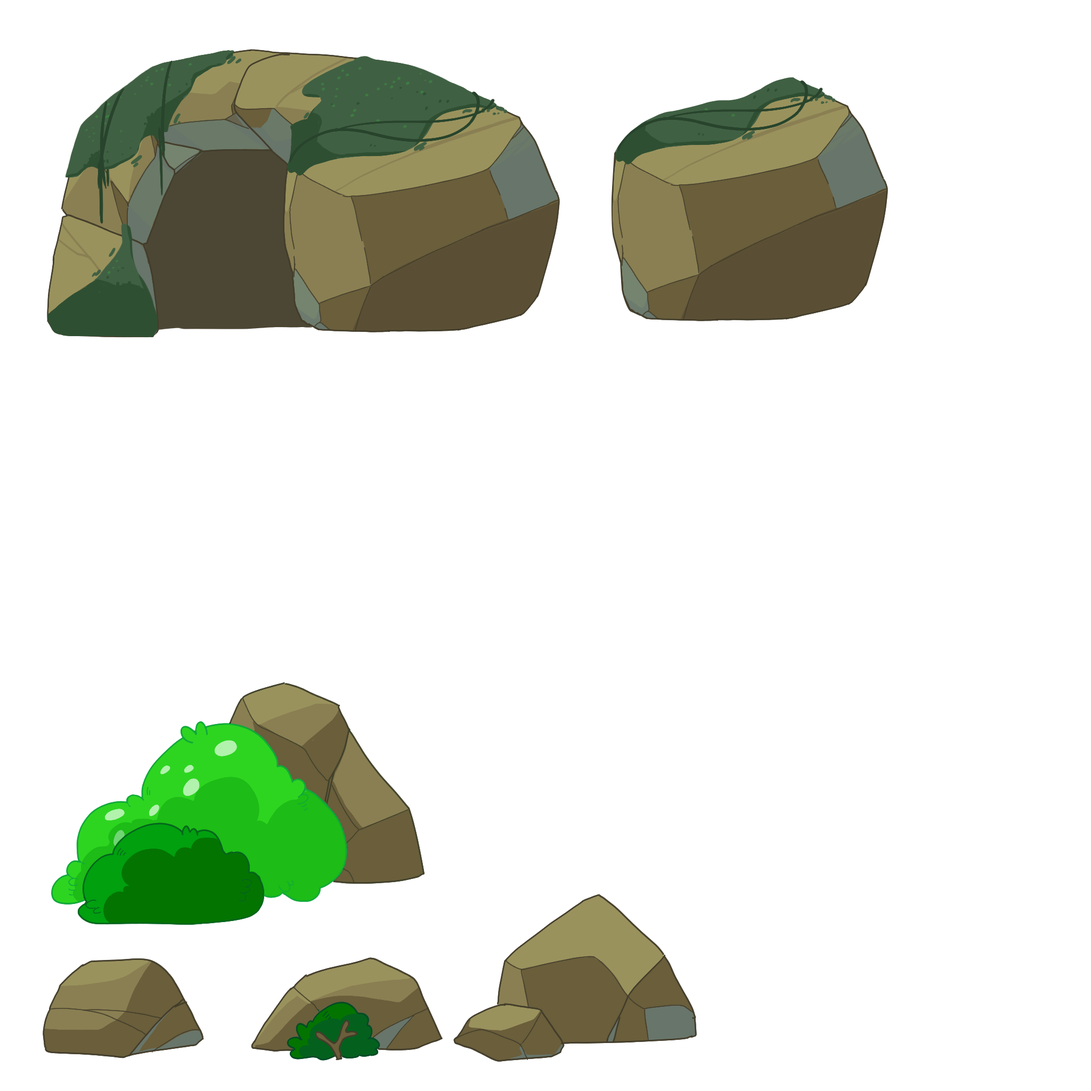
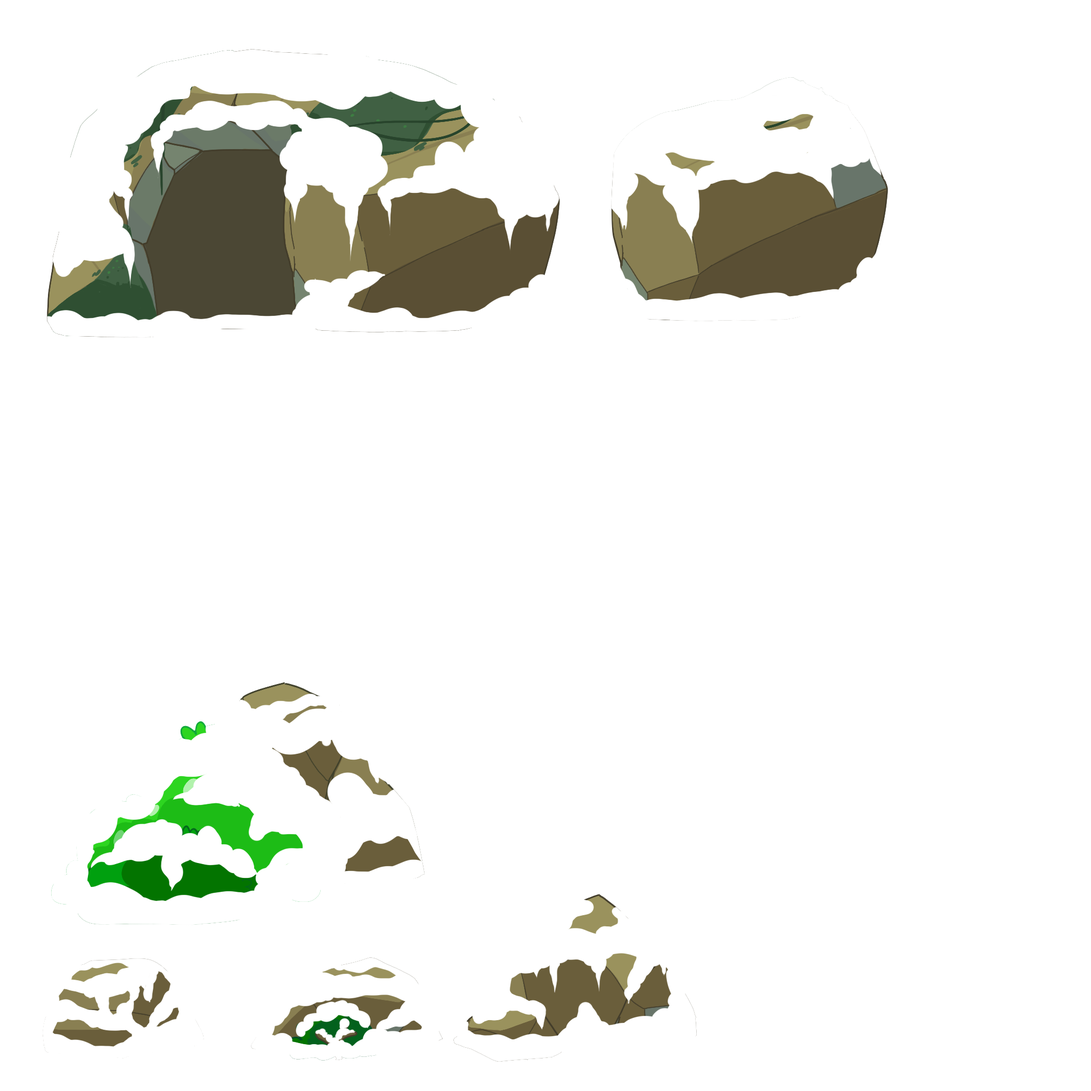
Revision of a layered 1091×1091 image; what changed, layer by layer:
removed group "cave" (6 layers) over 42, 49, 883, 1063
added layer "Layer 106" above "Layer 64" over 42, 899, 698, 1063
moved "Layer 64" out of group "cave" over 42, 894, 698, 1063
added layer "Layer 105" above "Layer 103" over 611, 77, 883, 322
moved "Layer 103" out of group "cave" over 611, 77, 883, 322
added layer "Layer 104" above "Layer 57" over 46, 49, 560, 338
moved "Layer 57" out of group "cave" over 46, 49, 560, 338
added layer "Layer 107" above "Layer 65" over 51, 693, 425, 926
moved "Layer 65" out of group "cave" over 51, 693, 425, 926
